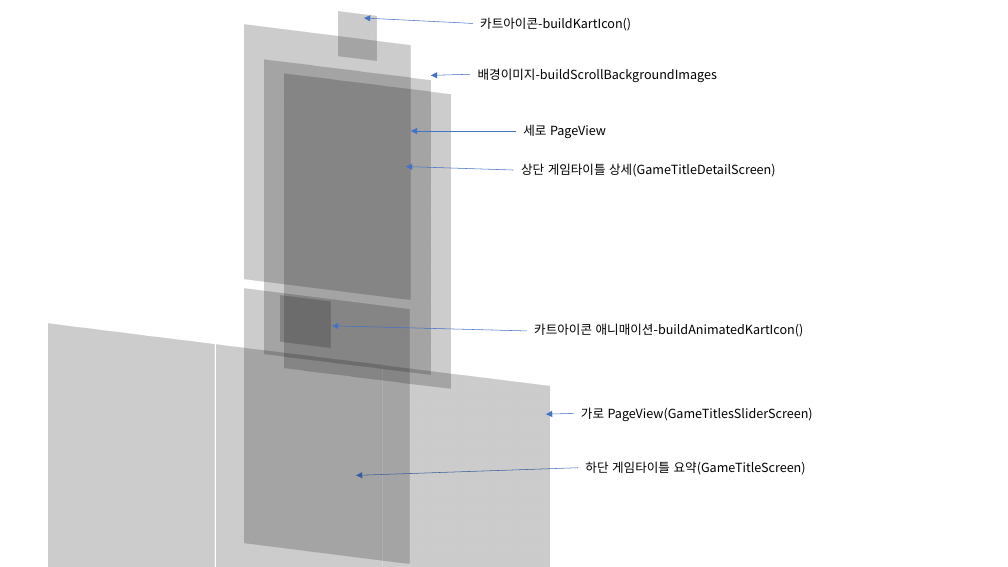
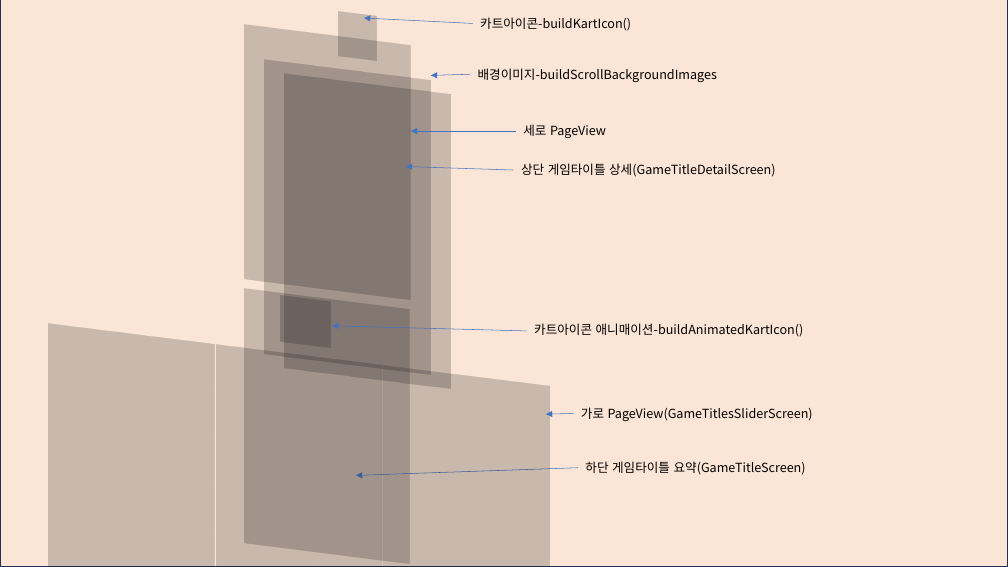
Before and after one commit to samse/flutter_challenge, a slide deck: slide 2 of animation_class/anim_final/졸작프리젠테이션.pptx. Drawn at 1008x567 pixels with LibreOffice and Linux fonts; fonts in the diff are those of the drawing. Boxes give left, top, right and bottom in pixels: in the first picture for what was removed or moved away, otherwise in the second. Text is boxed around its words. In the diff, an @@ line names an element or a change of style, - is before the commit and + after.

```diff
--- a/animation_class/anim_final/졸작프리젠테이션.pptx
+++ b/animation_class/anim_final/졸작프리젠테이션.pptx
@@ rectangle added at (x1=0, y1=0, x2=1008, y2=567), fill #FBE5D6, outline #1E3256 1 pt @@
```
Also in this commit, not shown: 2 other slides changed, 3 other files.
